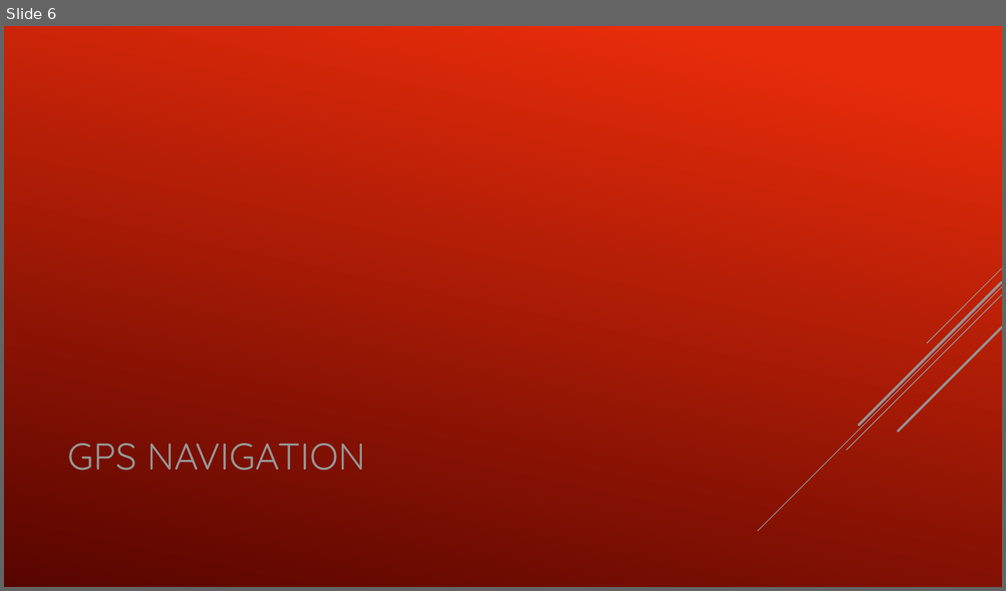
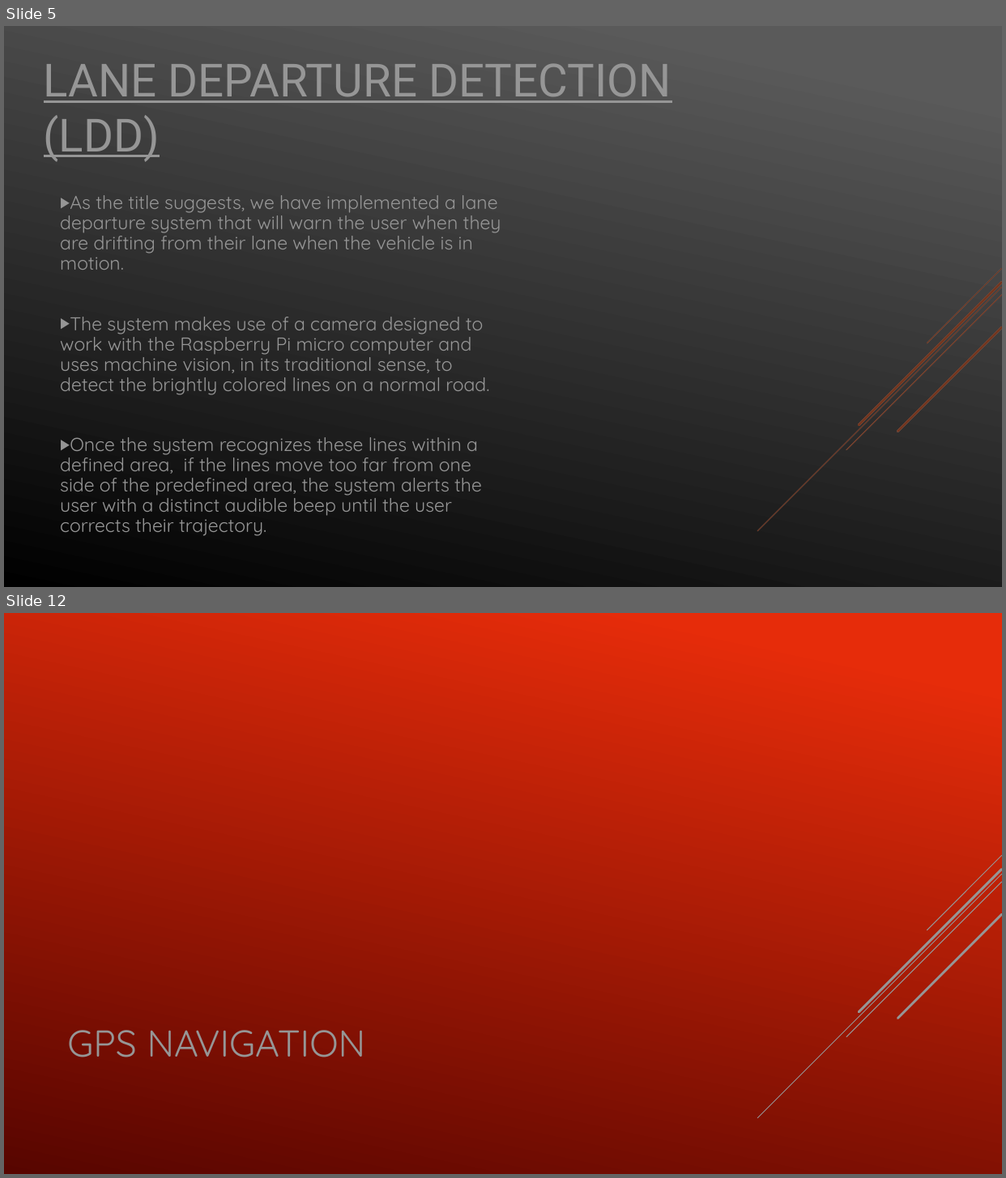
Before and after one commit to Joshua-Bonner/OpenZ, a slide deck: Presentation/OpenZ.pptx. Shown one above the other, each under a label of ours: slide 6 before the commit, slides 5 and 12 after it; the slides between them are not shown. The pictures are 1006x591 and 1006x1178 pixels, drawn with LibreOffice and Linux fonts; fonts in the diff are those of the drawing. Boxes give left, top, right and bottom in pixels: in the first picture for what was removed or moved away, otherwise in the second. Text is boxed around its words. In the diff, an @@ line names an element or a change of style, - is before the commit and + after.

```diff
--- a/Presentation/OpenZ.pptx
+++ b/Presentation/OpenZ.pptx
@@ slide 5 added at bbox=[4, 26, 1002, 587], background gradient #5B5B5B to #000000; not listed: 5 template elements that a slide beside it also shows @@
@@ title added at bbox=[44, 63, 671, 162], 44 pt, text #969696, underline @@
+LANE DEPARTURE DETECTION
+(LDD)
@@ text added at bbox=[60, 195, 501, 536], 18 pt, text #969696 @@
+▶ As the title suggests, we have implemented a lane departure system that will warn the user when they are drifting from their lane when the vehicle is in motion.
+▶ The system makes use of a camera designed to work with the Raspberry Pi micro computer and uses machine vision, in its traditional sense, to detect the brightly colored lines on a normal road.
+▶ Once the system recognizes these lines within a defined area, if the lines move too far from one side of the predefined area, the system alerts the user with a distinct audible beep until the user corrects their trajectory.
@@ group added at bbox=[758, 268, 1002, 531]: 5 lines @@
@@ what was slide 6 is now slide 12 @@
```
Also in this commit, not shown: 4 slides changed, 6 other slides added, 2 slides removed.
